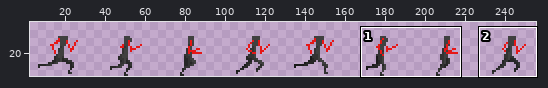
Two states of a sprite sheet, aseperite textures/run cycle.png. Above: a wide view before the commit, with the close-up outlined.
Close-up. Old version:
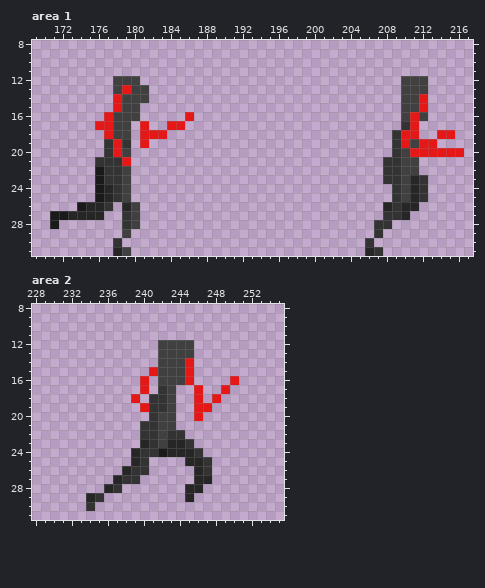
The file is 256x32 pixels. Shown: area 1: x 169..217, y 8..31; area 2: x 228..255, y 8..31. The wide view leaves out empty margins. The commit also changed other parts of the picture, which this record leaves out.
The same view after the edit:
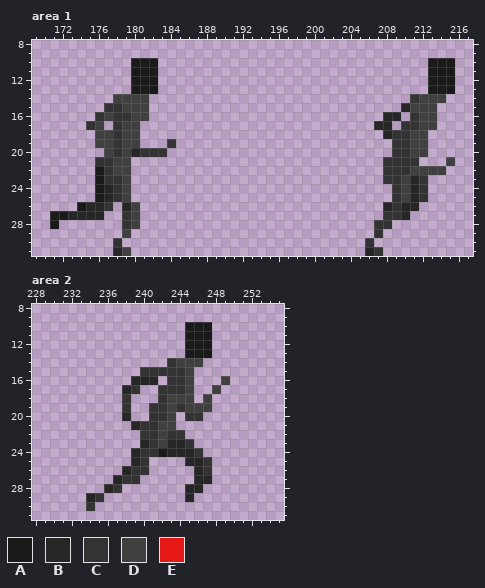
Palette (. is transparent): A #1a1a1a  B #262626  C #333333  D #404040  E #e61717
From old to new:
Area 1:
The edit adds colour A in rows 10 to 11 at x 180 to 182 and 213 to 215; in row 12 at x 181 to 182 and 213 to 215; in row 13 at x 182 and 213 to 215.
Colour D gives way to colour A in row 12 at x 180; in row 13 at x 180 to 181.
The edit adds colour B in row 16 at x 208 to 209; in row 17 at x 207 to 208; in row 18 at x 208; in row 20 at x 180.
Colour D gives way to colour B in row 15 at x 210.
The edit adds colour C in row 15 at x 177; in row 16 at x 176; in row 17 at x 175; in row 19 at x 184; in row 20 at x 181 to 183.
Colour D gives way to colour C in row 14 at x 211; in row 16 at x 178 to 179; in rows 17 to 18 at x 178; in row 20 at x 210; in row 21 at x 210 to 211; in row 22 at x 210.
Colour E gives way to colour C in row 15 at x 178; in rows 16 to 17 at x 211; in row 18 at x 210; in row 19 at x 178 and 210; in row 20 at x 178.
The edit adds colour D in row 14 at x 213 to 214; in rows 15 to 16 at x 181 and 213; in row 17 at x 180 and 212 to 213; in row 18 at x 176, 180 and 212; in row 19 at x 176 and 180; in row 21 at x 215.
The edit adds colour D in row 22 at x 212 to 214.
Colour C gives way to colour D in row 19 at x 177 and 179; in row 20 at x 177; in rows 21 to 22 at x 178.
Colour E gives way to colour D in row 14 at x 178 and 212; in row 15 at x 212; in row 16 at x 177; in row 17 at x 176; in row 18 at x 177 and 211; in row 19 at x 212.
Colour E gives way to colour D in row 20 at x 211 to 212; in row 21 at x 179.
Colour D is removed in row 12 at x 178 to 179 and 210 to 212; in row 13 at x 178 and 210 to 212; in row 14 at x 210; in row 16 at x 210.
Colour E is removed in row 13 at x 179; in row 16 at x 186; in row 17 at x 177, 181 and 184 to 185; in row 18 at x 181 to 183 and 214 to 215; in row 19 at x 181 and 213; in row 20 at x 213 to 216.
Area 2:
The edit adds colour A in rows 10 to 11 at x 245 to 247; in rows 12 to 13 at x 246 to 247.
Colour D gives way to colour A in rows 12 to 13 at x 245.
The edit adds colour B in row 16 at x 239 and 241; in row 17 at x 238; in row 20 at x 238; in row 21 at x 239.
Colour E gives way to colour B in row 16 at x 240.
The edit adds colour C in row 15 at x 240; in row 17 at x 239 and 244; in row 18 at x 238; in row 19 at x 238 and 244; in row 20 at x 245.
Colour D gives way to colour C in row 14 at x 243; in row 15 at x 242 to 244; in row 16 at x 243 to 244; in row 17 at x 243; in row 20 at x 242.
Colour E gives way to colour C in row 15 at x 241; in row 20 at x 246.
The edit adds colour D in row 14 at x 246; in row 16 at x 249; in row 17 at x 245 and 248; in row 18 at x 244 to 245 and 247; in row 19 at x 245.
Colour E gives way to colour D in rows 14 to 16 at x 245; in row 19 at x 246 to 247.
Colour C is removed in row 18 at x 241.
Colour D is removed in rows 12 to 13 at x 242 to 244; in row 14 at x 242; in row 16 at x 242.
Colour E is removed in row 16 at x 250; in row 17 at x 240, 246 and 249; in row 18 at x 239, 246 and 248; in row 19 at x 240.
